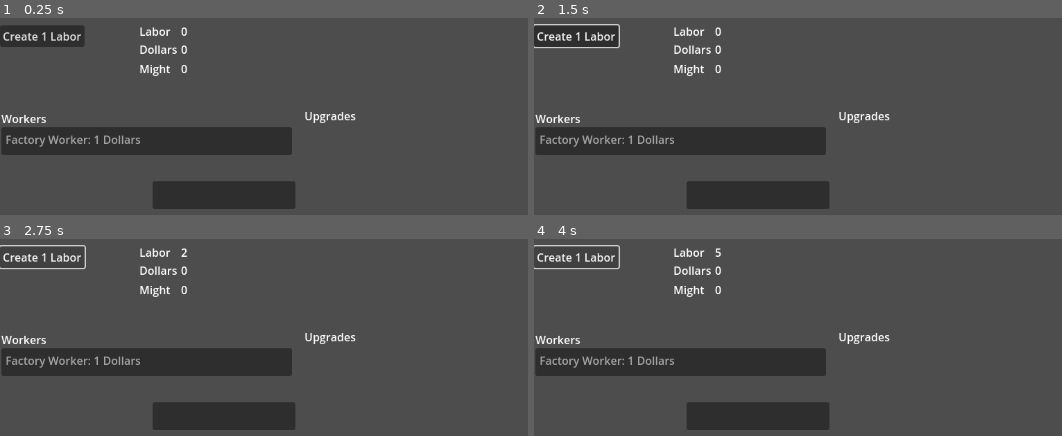
Above: before the commit, frames 1-4 (two rows, left to right).
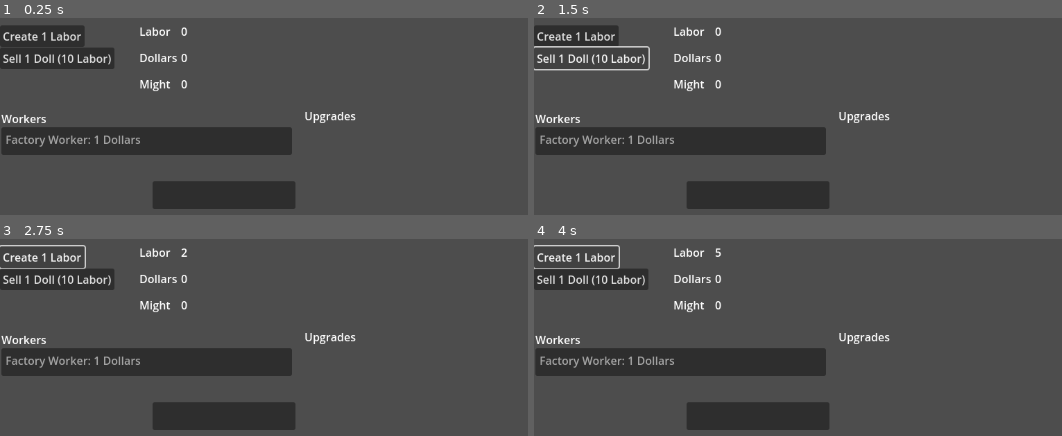
Above: after the commit, the same moments.

Repository: wfay42/corruption-clicker
Game: Godot game, scene res://gameplay.tscn
Same seed, same stepped clock (60 frames per second), same inputs: the game is played once before the commit and once after it. The project has no main scene, so this scene is started directly.
Inputs (mouse positions are in pixels of both pictures, inside the frame that each line leads up to):
- Up to frame 1 (0.25 s): no input
- Up to frame 2 (1.5 s): click "Create 1 Labor" at 0.5 s; click (592, 57) at 1.25 s, where only the run after the commit has a clickable "Sell 1 Doll (10 Labor)"
- Up to frame 3 (2.75 s): click "Create 1 Labor" at 2 s
- Up to frame 4 (4 s): click (592, 278) at 2.75 s, where only the run after the commit has a clickable "Sell 1 Doll (10 Labor)"; click "Create 1 Labor" at 3.5 s

The runs differ from the first frame. In frame 1, 3.0% of the frame differs, in the area x 0-36%, y 13-38%; in frame 2, 2.0%; in frame 3, 3.0%; in frame 4, 3.0%.

Commit message:
Wired up button to create Dollars from labor and fixed other calculations

Diff:
--- a/datamodel/UpgradeDescription.gd
+++ b/datamodel/UpgradeDescription.gd
@@ -22,6 +22,11 @@
 	_rate_change = rate_change
 
 func stringify_costs(intify: bool = true) -> String:
+	"""
+	Example output
+	"5 Dollars"
+	"5 Dollars, 1 Labor"
+	"""
 	var string_arr = PackedStringArray()
 	for cost: Cost in _costs:
 		var amount = str(int(cost._amount) if intify else cost._amount)
--- a/gameplay.tscn
+++ b/gameplay.tscn
@@ -1,67 +1,61 @@
-[gd_scene load_steps=6 format=3 uid="uid://dp3dcf6es0d0o"]
+[gd_scene load_steps=7 format=3 uid="uid://dp3dcf6es0d0o"]
 
 [ext_resource type="Script" uid="uid://cfv3bac06gfmt" path="res://gameplay/corruption_button.gd" id="1_ej4tk"]
 [ext_resource type="Script" uid="uid://cs2wiqy3hyys7" path="res://gameplay/_hidden_value_controller.gd" id="1_n4psk"]
+[ext_resource type="Script" uid="uid://biljhknkwpxqq" path="res://gameplay/dollar_value_label.gd" id="2_cbffv"]
 [ext_resource type="Script" uid="uid://bt3127ingukst" path="res://gameplay/corruption_label.gd" id="2_oe8ih"]
 [ext_resource type="Script" uid="uid://b551sv03nnphp" path="res://gameplay/upgrades.gd" id="4_xuee5"]
 [ext_resource type="Script" uid="uid://dvcn10sq258q7" path="res://workers_list.gd" id="5_smepj"]
 
 [node name="Gameplay" type="Node2D"]
 
-[node name="Node2D" type="Node2D" parent="."]
+[node name="currency_parent" type="Node2D" parent="."]
 position = Vector2(194, 0)
 
-[node name="labor_label" type="Label" parent="Node2D"]
+[node name="labor_label" type="Label" parent="currency_parent"]
 offset_left = 7.0
 offset_top = 12.0
 offset_right = 52.0
 offset_bottom = 35.0
 text = "Labor"
-script = ExtResource("2_oe8ih")
 
-[node name="labor_value_label" type="Label" parent="Node2D/labor_label"]
+[node name="labor_value_label" type="Label" parent="currency_parent/labor_label"]
+layout_mode = 0
 offset_left = 60.0
 offset_right = 100.0
 offset_bottom = 23.0
 text = "0"
 script = ExtResource("2_oe8ih")
 
-[node name="dollar_label" type="Label" parent="Node2D"]
+[node name="dollar_label" type="Label" parent="currency_parent"]
 offset_left = 7.0
-offset_top = 38.0
-offset_right = 52.0
-offset_bottom = 61.0
+offset_top = 50.0
+offset_right = 62.0
+offset_bottom = 73.0
 text = "Dollars"
-script = ExtResource("2_oe8ih")
 
-[node name="dollar_value_label" type="Label" parent="Node2D/dollar_label"]
+[node name="dollar_value_label" type="Label" parent="currency_parent/dollar_label"]
+layout_mode = 0
+offset_left = 60.0
+offset_right = 100.0
+offset_bottom = 23.0
+text = "0"
+script = ExtResource("2_cbffv")
+
+[node name="might_label" type="Label" parent="currency_parent"]
+offset_left = 7.0
+offset_top = 88.0
+offset_right = 62.0
+offset_bottom = 111.0
+text = "Might"
+
+[node name="might_value_label" type="Label" parent="currency_parent/might_label"]
+layout_mode = 0
 offset_left = 60.0
 offset_right = 100.0
 offset_bottom = 23.0
 text = "0"
 script = ExtResource("2_oe8ih")
-
-[node name="might_label" type="Label" parent="Node2D"]
-offset_left = 7.0
-offset_top = 66.0
-offset_right = 62.0
-offset_bottom = 89.0
-text = "Might"
-script = ExtResource("2_oe8ih")
-
-[node name="might_value_label" type="Label" parent="Node2D/might_label"]
-offset_left = 60.0
-offset_right = 100.0
-offset_bottom = 23.0
-text = "0"
-script = ExtResource("2_oe8ih")
-
-[node name="corruption_button" type="Button" parent="."]
-offset_top = 15.0
-offset_right = 122.0
-offset_bottom = 46.0
-text = "Create 1 Labor"
-script = ExtResource("1_ej4tk")
 
 [node name="_hidden_value_controller" type="Node2D" parent="."]
 script = ExtResource("1_n4psk")
@@ -108,7 +102,25 @@
 offset_bottom = 64.0
 script = ExtResource("5_smepj")
 
-[connection signal="pressed" from="corruption_button" to="_hidden_value_controller" method="_on_corruption_button_pressed"]
-[connection signal="corruption_changed" from="_hidden_value_controller" to="Node2D/labor_label/labor_value_label" method="_on__hidden_value_controller_corruption_changed"]
+[node name="button_parent" type="Node2D" parent="."]
+
+[node name="labor_button" type="Button" parent="button_parent"]
+offset_top = 15.0
+offset_right = 122.0
+offset_bottom = 46.0
+text = "Create 1 Labor"
+script = ExtResource("1_ej4tk")
+
+[node name="dollar_button" type="Button" parent="button_parent"]
+offset_top = 47.0
+offset_right = 165.0
+offset_bottom = 78.0
+text = "Sell 1 Doll (10 Labor)"
+script = ExtResource("1_ej4tk")
+
+[connection signal="corruption_changed" from="_hidden_value_controller" to="currency_parent/labor_label/labor_value_label" method="_on__hidden_value_controller_corruption_changed"]
 [connection signal="corruption_changed" from="_hidden_value_controller" to="Upgrades Label/upgrades" method="_on__hidden_value_controller_corruption_changed"]
+[connection signal="dollars_changed" from="_hidden_value_controller" to="currency_parent/dollar_label/dollar_value_label" method="_on__hidden_value_controller_dollars_changed"]
 [connection signal="item_activated" from="Upgrades Label/upgrades" to="Upgrades Label/upgrades" method="_on_item_activated"]
+[connection signal="pressed" from="button_parent/labor_button" to="_hidden_value_controller" method="_on_labor_button_pressed"]
+[connection signal="pressed" from="button_parent/dollar_button" to="_hidden_value_controller" method="_on_dollar_button_pressed"]
--- a/gameplay/_hidden_value_controller.gd
+++ b/gameplay/_hidden_value_controller.gd
@@ -2,6 +2,9 @@
 
 signal corruption_changed(new_corruption)
 const CORRUPTION_CHANGED_NAME = "corruption_changed"
+
+signal dollars_changed(new_dollars)
+const DOLLARS_CHANGED_NAME = "dollars_changed"
 
 var _total_corruption = 0.0
 
@@ -24,12 +27,19 @@
 # Called every frame. 'delta' is the elapsed time since the previous frame.
 func _process(delta: float) -> void:
 	_currency_tracker.update(delta)
-	emit_signal(CORRUPTION_CHANGED_NAME, _currency_tracker.get_dollars())
+	emit_signal(CORRUPTION_CHANGED_NAME, _currency_tracker.get_labor())
+	emit_signal(DOLLARS_CHANGED_NAME, _currency_tracker.get_dollars())
 
-func _on_corruption_button_pressed() -> void:
+func _on_labor_button_pressed() -> void:
 	# TODO: actually want this button to increment by 1, not update the rate,
 	# but I did this to make sure the currencytracker was working
-	_currency_tracker.get_dollar_rate().add_to_base(1)
+	_currency_tracker.get_labor_rate().add_to_base(1)
 
 	# NOTE: we do not emit the CORRUPTION_CHANGED_NAME signal here because it
 	# gets emitted after every _process call
+
+
+func _on_dollar_button_pressed() -> void:
+	if _currency_tracker.get_labor() >= 10:
+		_currency_tracker.add_dollars(1)
+		_currency_tracker.add_labor(-10)
--- /dev/null
+++ b/gameplay/dollar_value_label.gd
@@ -0,0 +1,15 @@
+extends Label
+
+
+# Called when the node enters the scene tree for the first time.
+func _ready() -> void:
+	pass # Replace with function body.
+
+
+# Called every frame. 'delta' is the elapsed time since the previous frame.
+func _process(delta: float) -> void:
+	pass
+
+
+func _on__hidden_value_controller_dollars_changed(new_dollars: float) -> void:
+	self.text = str(int(new_dollars))
Not shown, added: gameplay/dollar_value_label.gd.uid
